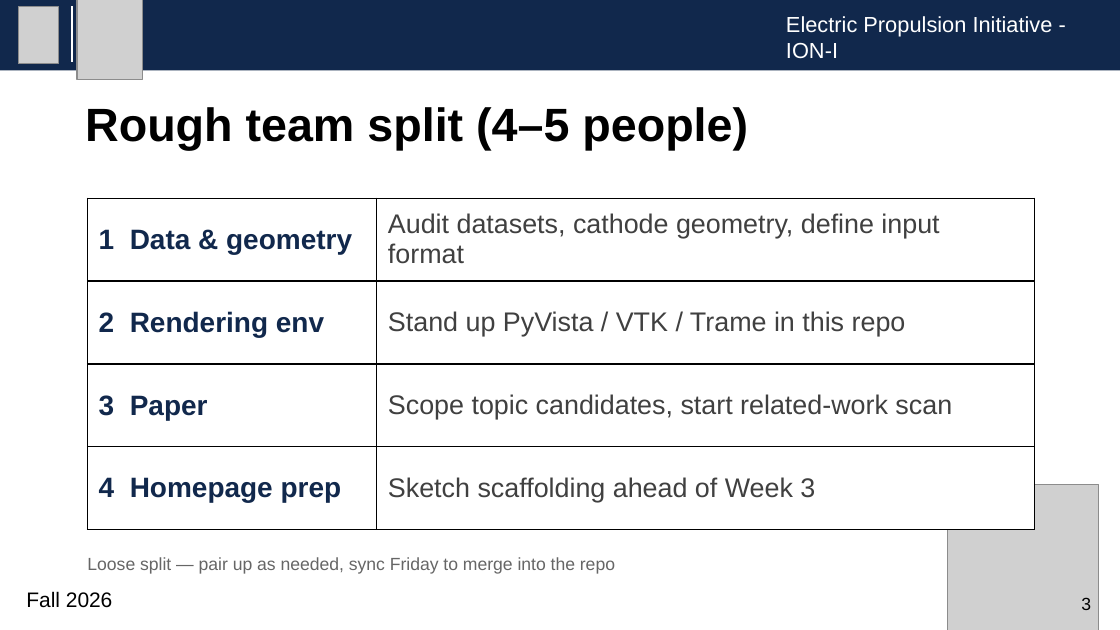
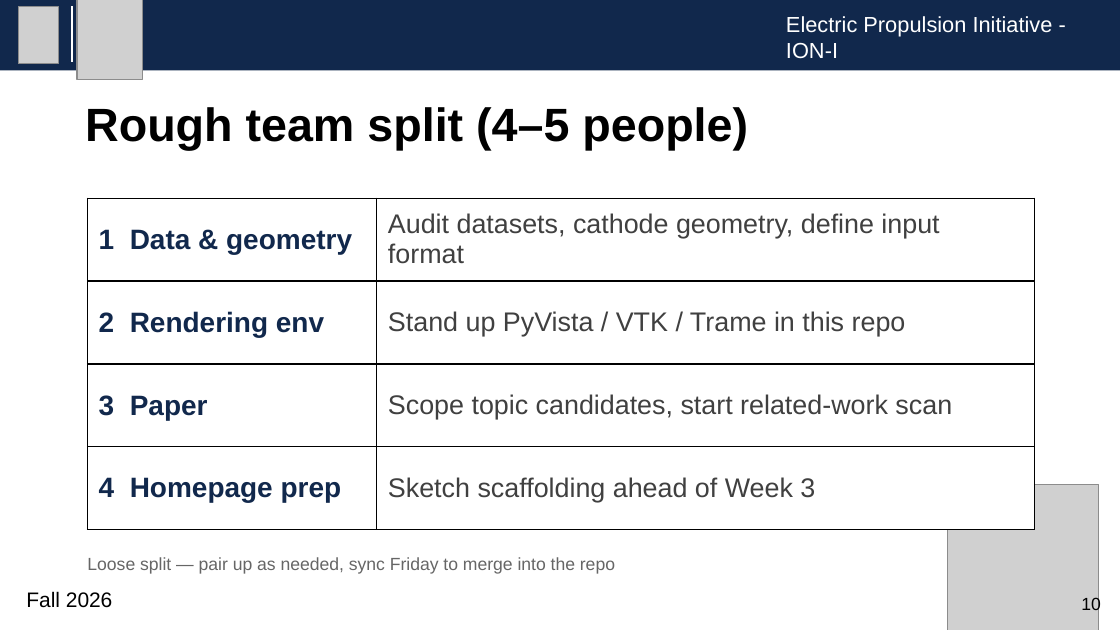
Before and after one commit to quyaoning/ioni-visual, a slide deck: slide 10 of Meeting Slides/2026-09-20_ioni-visual.pptx (slide 3 before the commit). Drawn at 1120x630 pixels with LibreOffice and Linux fonts; fonts in the diff are those of the drawing; grey boxes stand for pictures. Boxes give left, top, right and bottom in pixels: in the first picture for what was removed or moved away, otherwise in the second. Text is boxed around its words. In the diff, an @@ line names an element or a change of style, - is before the commit and + after.

```diff
--- a/Meeting Slides/2026-09-20_ioni-visual.pptx
+++ b/Meeting Slides/2026-09-20_ioni-visual.pptx
@@ text at <box>1081,596,1101,614</box>: text changed @@
-3
+10
```
Also in this commit, not shown: 2 other slides changed, 9 slides added.
